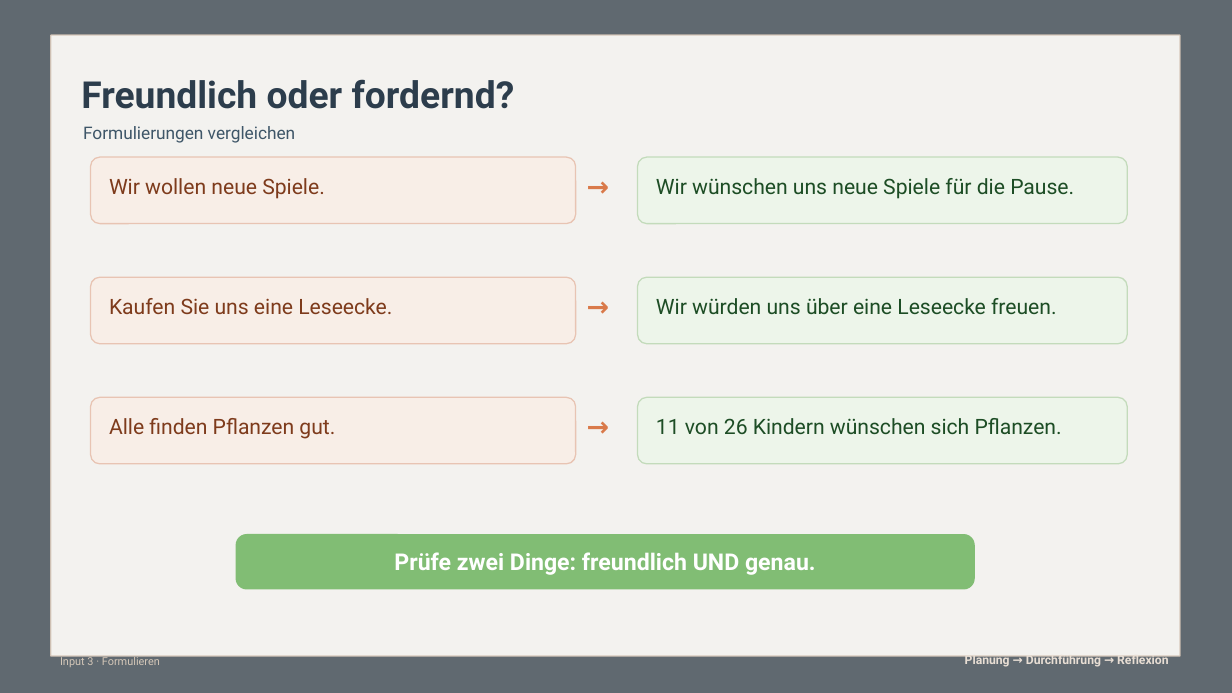
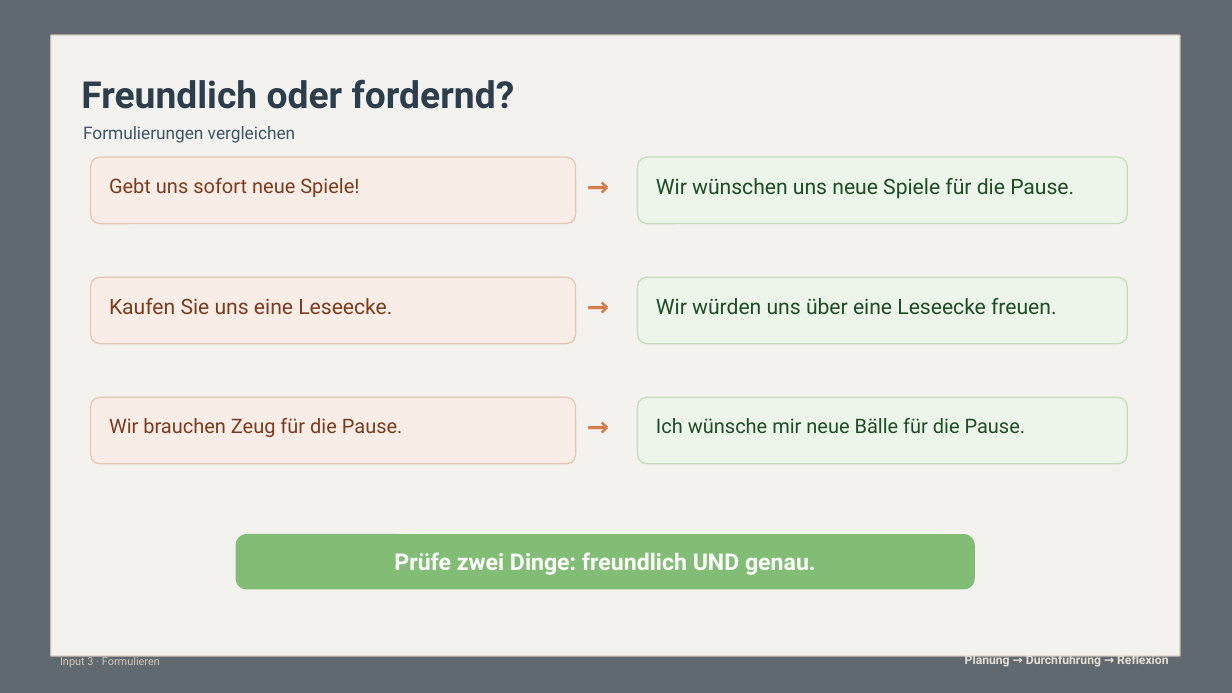
Before and after one commit to technikerleben/d5ur1-wunschbriefe, a slide deck: slide 12 of praesentationen/Impulse_Wunschbriefe_SRL_Mathe.pptx. Drawn at 1232x693 pixels with LibreOffice and Linux fonts; fonts in the diff are those of the drawing; background and template pictures are left out. Boxes give left, top, right and bottom in pixels: in the first picture for what was removed or moved away, otherwise in the second. Text is boxed around its words. In the diff, an @@ line names an element or a change of style, - is before the commit and + after.

```diff
--- a/praesentationen/Impulse_Wunschbriefe_SRL_Mathe.pptx
+++ b/praesentationen/Impulse_Wunschbriefe_SRL_Mathe.pptx
@@ text at box(109, 178, 359, 197): text changed; size 16.5 to 15.6 pt @@
-Wir wollen neue Spiele.
+Gebt uns sofort neue Spiele!
@@ text at box(109, 418, 403, 437): text changed; size 16.5 to 15.6 pt @@
-Alle finden Pflanzen gut.
+Wir brauchen Zeug für die Pause.
@@ text at box(656, 418, 1026, 433): text changed; size 16.5 to 15.6 pt @@
-11 von 26 Kindern wünschen sich Pflanzen.
+Ich wünsche mir neue Bälle für die Pause.
```
Also in this commit, not shown: 23 other slides changed, 8 other files.
